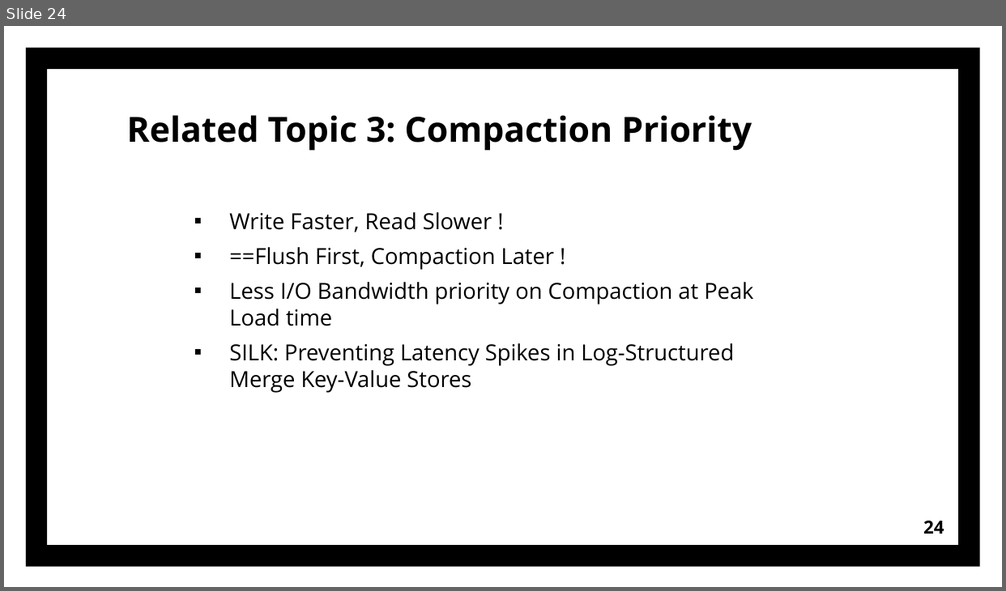
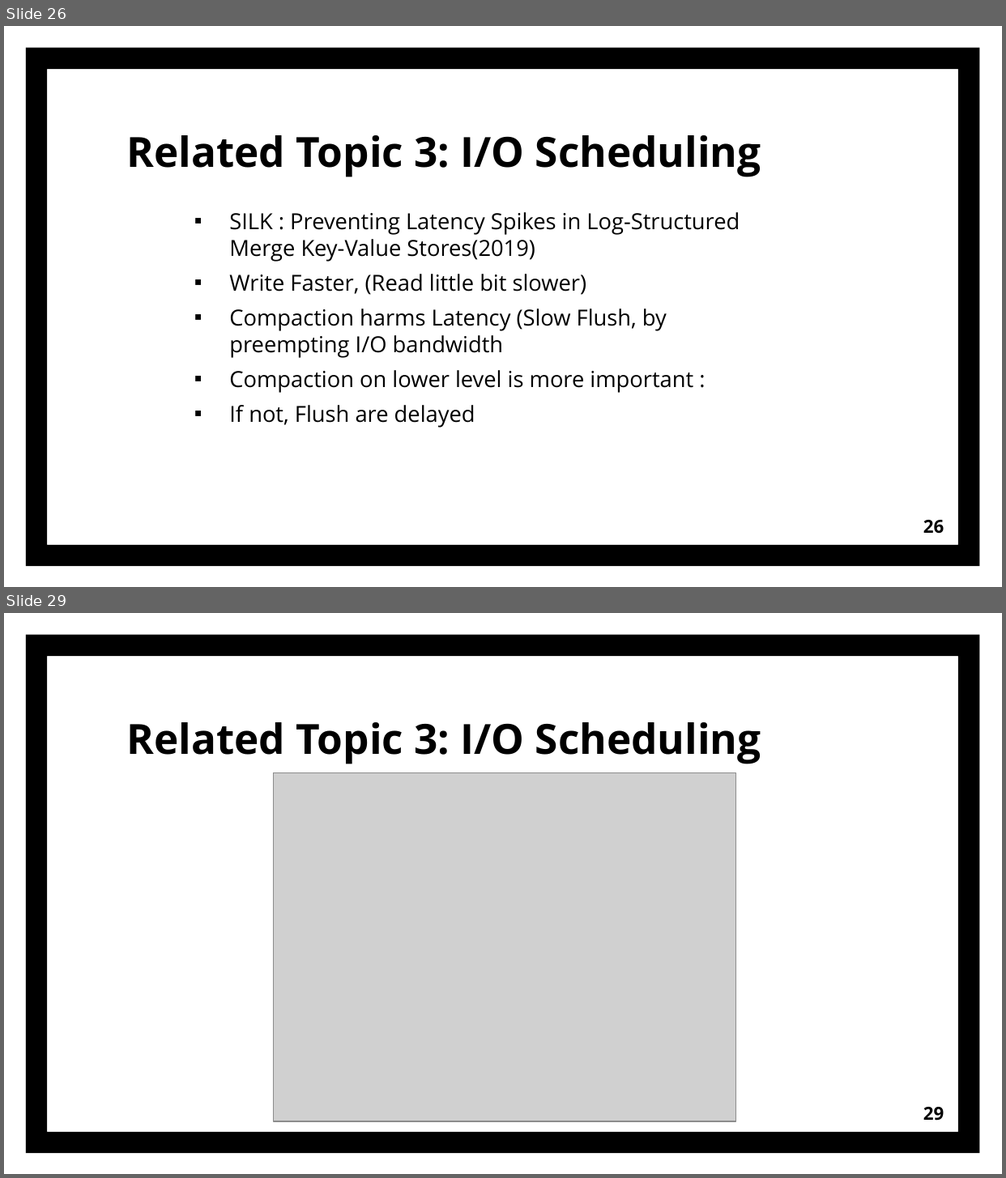
Before and after one commit to sg20180546/Presentation, a slide deck: Introduction_of_KV.pptx. Shown one above the other, each under a label of ours: slide 24 before the commit, slides 26 and 29 after it; the slides between them are not shown. The pictures are 1006x591 and 1006x1178 pixels, drawn with LibreOffice and Linux fonts; fonts in the diff are those of the drawing; grey boxes stand for pictures. Boxes give left, top, right and bottom in pixels: in the first picture for what was removed or moved away, otherwise in the second. Text is boxed around its words. In the diff, an @@ line names an element or a change of style, - is before the commit and + after.

Commit message:
silk add

```diff
--- a/Introduction_of_KV.pptx
+++ b/Introduction_of_KV.pptx
@@ slide 29 added at <box>4,613,1002,1174</box>, background #FFFFFF; not listed: 1 template element that a slide beside it also shows @@
@@ text added at <box>127,722,761,764</box>, 30 pt, text #000000, bold @@
+Related Topic 3: I/O Scheduling
@@ picture added at <box>274,773,735,1122</box> @@
@@ page number added at <box>923,1107,944,1121</box>, 13 pt, text #000000, bold @@
+29
@@ what was slide 24 is now slide 26 @@
@@ slide 26 changed as well @@
@@ text at <box>127,135,761,177</box>: text changed; size 25 to 30 pt @@
-Related Topic 3: Compaction Priority
+Related Topic 3: I/O Scheduling
@@ text at <box>229,212,739,428</box>: text changed @@
-▪ Write Faster, Read Slower !
-▪ ==Flush First, Compaction Later !
-▪ Less I/O Bandwidth priority on Compaction at Peak Load time
-▪ SILK: Preventing Latency Spikes in Log-Structured Merge Key-Value Stores
+▪ SILK : Preventing Latency Spikes in Log-Structured Merge Key-Value Stores(2019)
+▪ Write Faster, (Read little bit slower)
+▪ Compaction harms Latency (Slow Flush, by preempting I/O bandwidth
+▪ Compaction on lower level is more important :
+▪ If not, Flush are delayed
@@ page number at <box>923,520,944,534</box>: text changed @@
-24
+26
```
Also in this commit, not shown: 15 other slides changed, 8 other slides added.
